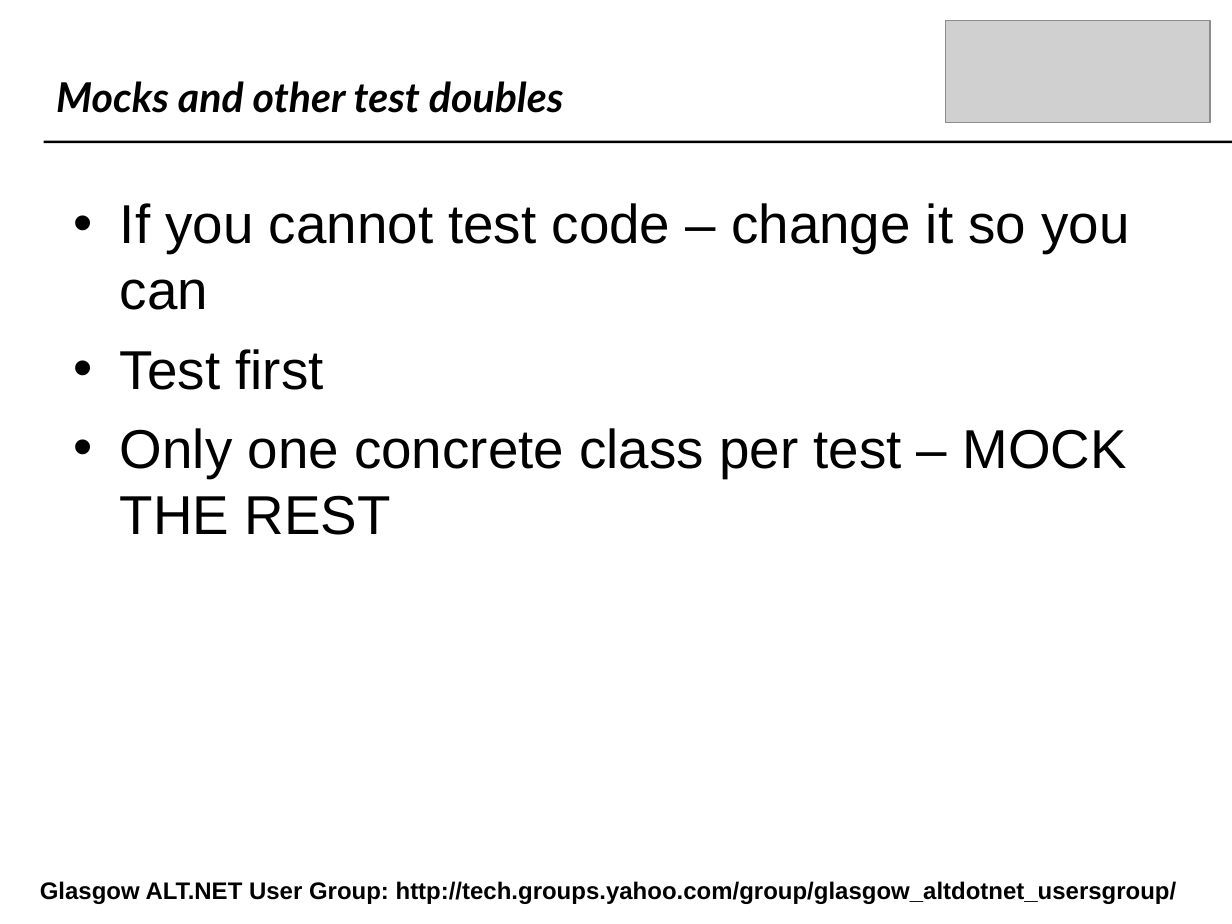
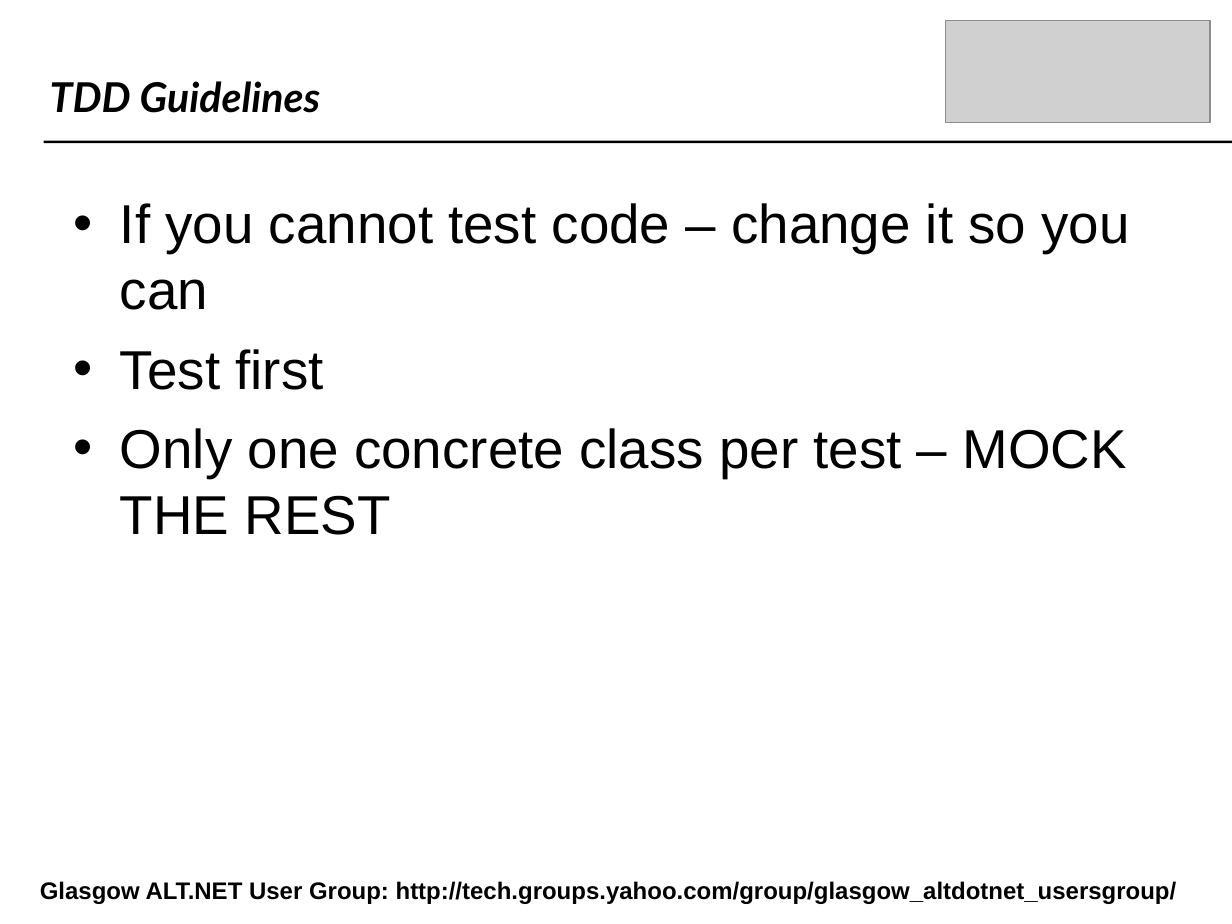
Before and after one commit to craignicol/scotaltdotnet, a slide deck: slide 52 of belfast/IOC-TDD-And Testability.ppt (slide 51 before the commit). Drawn at 1232x924 pixels with LibreOffice and Linux fonts; fonts in the diff are those of the drawing; grey boxes stand for pictures; background and template pictures are left out. Boxes give left, top, right and bottom in pixels: in the first picture for what was removed or moved away, otherwise in the second. Text is boxed around its words. In the diff, an @@ line names an element or a change of style, - is before the commit and + after.

```diff
--- a/belfast/IOC-TDD-And Testability.ppt
+++ b/belfast/IOC-TDD-And Testability.ppt
@@ text added at (x1=50, y1=81, x2=321, y2=113), 24 pt, text #000000, bold, italic @@
+TDD Guidelines
@@ text removed at (x1=56, y1=81, x2=563, y2=113) @@
-Mocks and other test doubles
```
Also in this commit, not shown: 1 other slide changed, 1 slide added, 1 other file.
